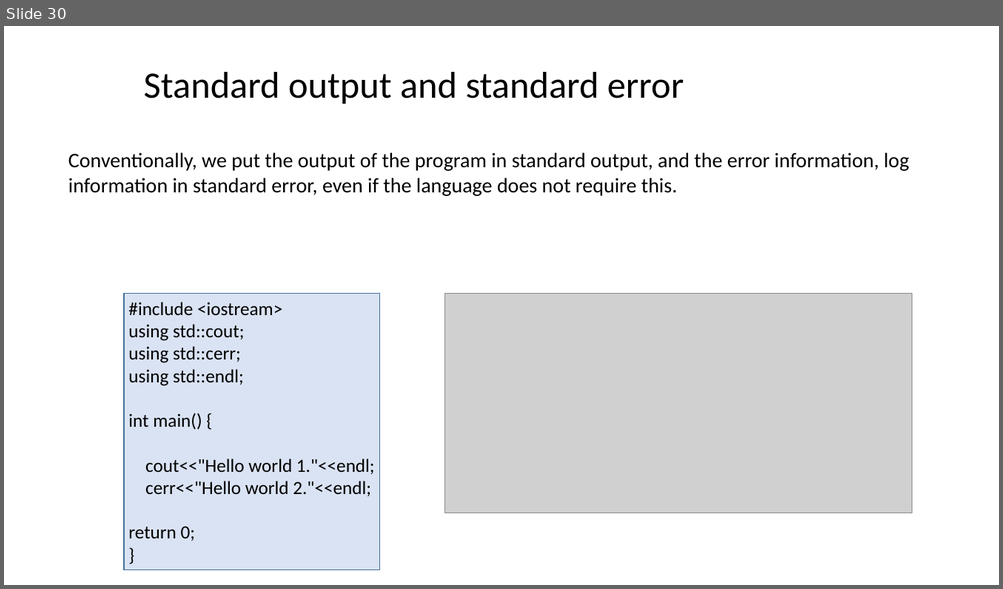
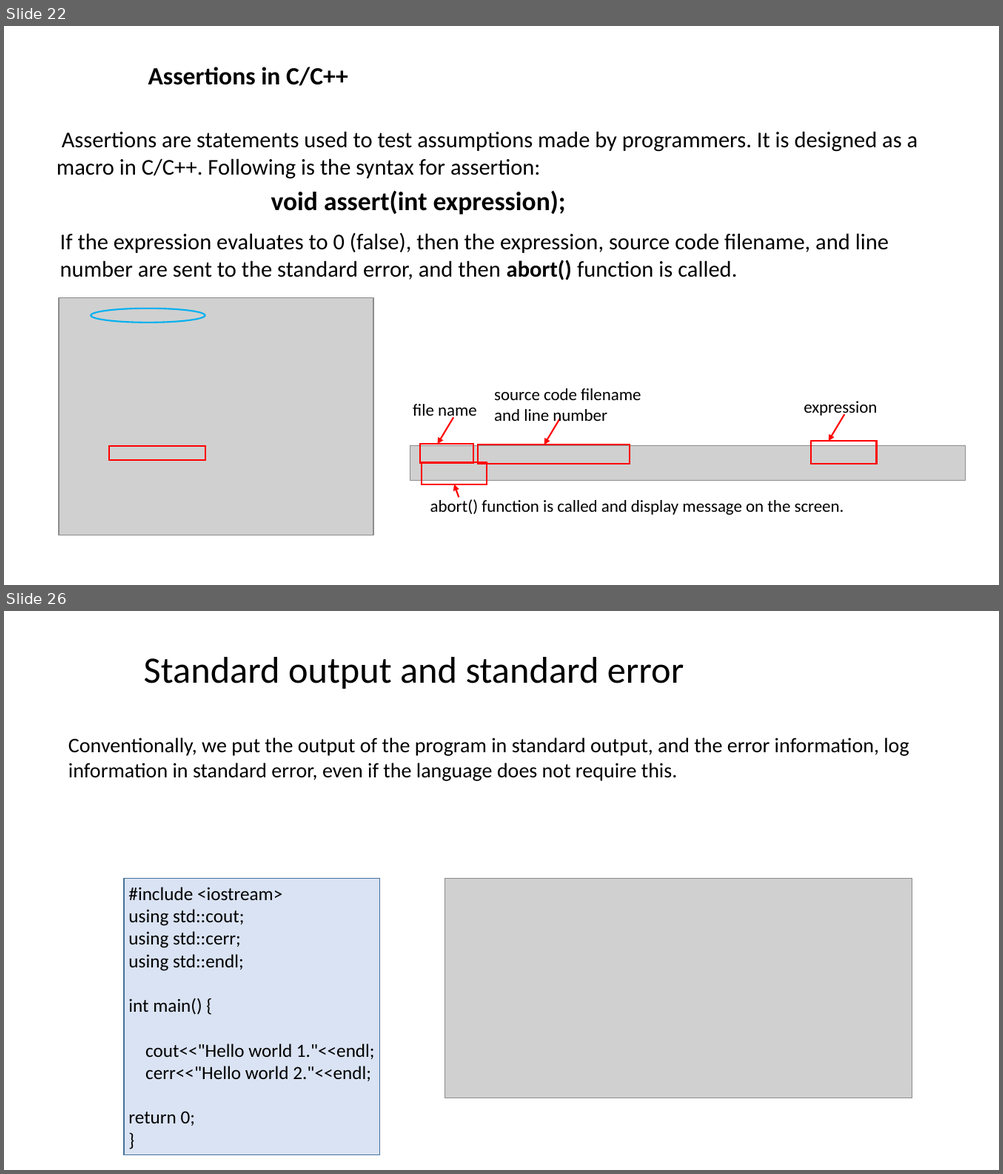
Before and after one commit to ShiqiYu/CPP, a slide deck: week14/Lab14.pptx. Shown one above the other, each under a label of ours: slide 30 before the commit, slides 22 and 26 after it; the slides between them are not shown. The pictures are 1003x589 and 1003x1174 pixels, drawn with LibreOffice and Linux fonts; fonts in the diff are those of the drawing; grey boxes stand for pictures; background and template pictures are left out. Boxes give left, top, right and bottom in pixels: in the first picture for what was removed or moved away, otherwise in the second. Text is boxed around its words. In the diff, an @@ line names an element or a change of style, - is before the commit and + after.

```diff
--- a/week14/Lab14.pptx
+++ b/week14/Lab14.pptx
@@ slide 22 added at box(4, 26, 999, 585), background #FFFFFF @@
@@ text added at box(148, 67, 348, 86), 24 pt, text #000000, bold @@
+  Assertions in C/C++
@@ text added at box(57, 131, 918, 179), 21.8 pt, text #000000 @@
+  Assertions are statements used to test assumptions made by programmers. It is designed as a macro in C/C++. Following is the syntax for assertion:
@@ text added at box(271, 190, 566, 215), 25.4 pt, text #000000, bold @@
+  void assert(int expression);
@@ text added at box(60, 233, 888, 281), 21.8 pt, text #000000 @@
+  If the expression evaluates to 0 (false), then the expression, source code filename, and line number are sent to the standard error, and then abort() function is called.
@@ picture added at box(59, 298, 373, 536) @@
@@ ellipse added at box(91, 309, 205, 323), outline #00B0F0 1.5 pt @@
@@ text added at box(494, 389, 640, 426), 16.3 pt, text #000000 @@
+source code filename
+and line number
@@ text added at box(803, 401, 876, 417), 16.3 pt, text #000000 @@
+expression
@@ text added at box(412, 404, 477, 421), 16.3 pt, text #000000 @@
+file name
@@ arrow added from (453, 417) to (438, 445), #FF0000 1.5 pt @@
@@ arrow added from (560, 418) to (544, 446), #FF0000 1.5 pt @@
@@ arrow added from (844, 414) to (828, 442), #FF0000 1.5 pt @@
@@ rectangle added at box(109, 446, 205, 460), outline #FF0000 1.5 pt @@
@@ picture added at box(410, 446, 965, 481) @@
@@ rectangle added at box(420, 445, 472, 463), outline #FF0000 1.5 pt @@
@@ rectangle added at box(478, 446, 629, 464), outline #FF0000 1.5 pt @@
@@ rectangle added at box(811, 442, 876, 464), outline #FF0000 1.5 pt @@
@@ rectangle added at box(421, 463, 486, 485), outline #FF0000 1.5 pt @@
@@ arrow added from (458, 497) to (454, 485), #FF0000 1.5 pt @@
@@ text added at box(430, 497, 844, 515), 16.3 pt, text #000000 @@
+abort() function is called and display message on the screen.
@@ what was slide 30 is now slide 26 @@
```
Also in this commit, not shown: 15 slides changed, 8 other slides added, 14 slides removed.
